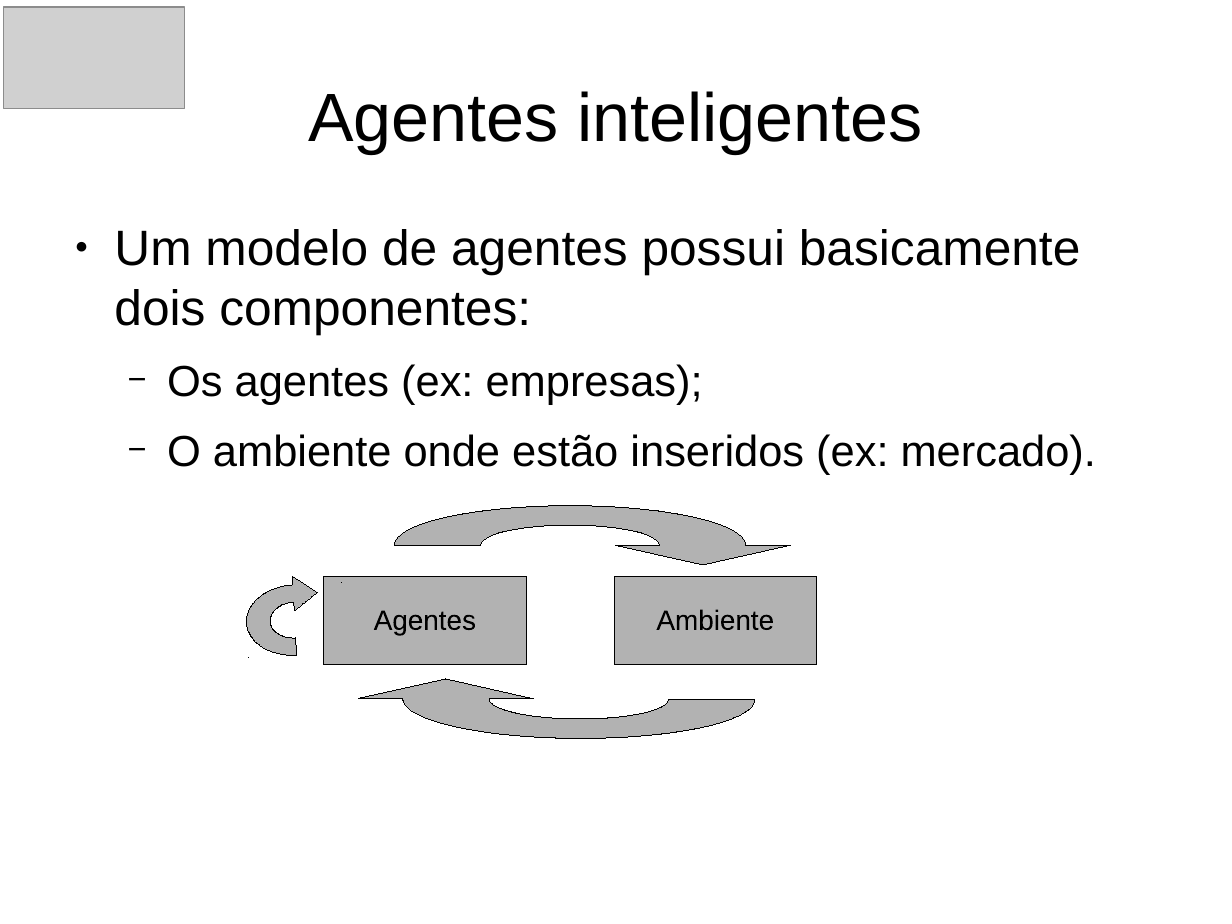
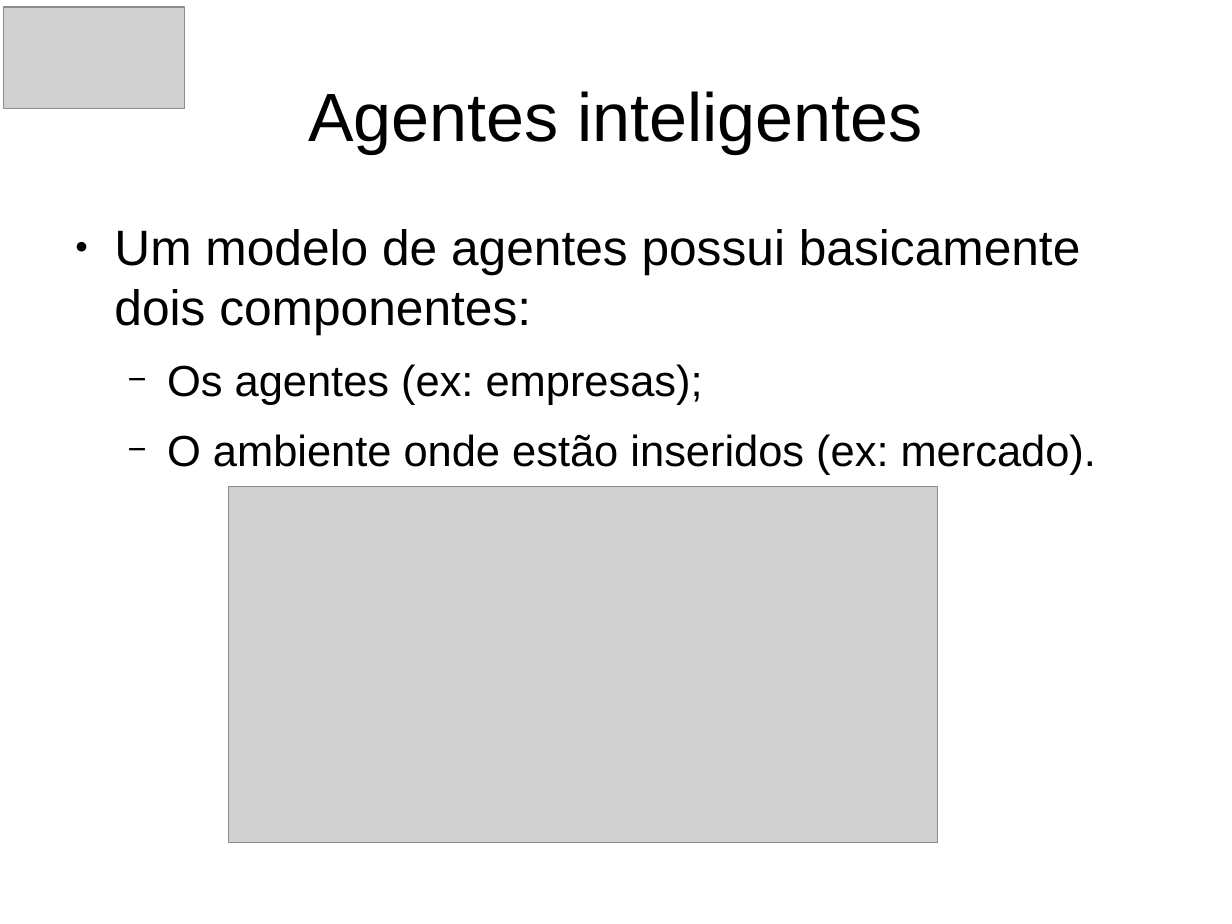
Before and after one commit to alexbprr/agent_modelling, a slide deck: slide 11 of Apresentacao_Marluvas/Marluvas_apresentacao_v2.odp. Drawn at 1232x924 pixels with LibreOffice and Linux fonts; fonts in the diff are those of the drawing; grey boxes stand for pictures. Boxes give left, top, right and bottom in pixels: in the first picture for what was removed or moved away, otherwise in the second. Text is boxed around its words. In the diff, an @@ line names an element or a change of style, - is before the commit and + after.

```diff
--- a/Apresentacao_Marluvas/Marluvas_apresentacao_v2.odp
+++ b/Apresentacao_Marluvas/Marluvas_apresentacao_v2.odp
@@ picture added at box(229, 487, 938, 843) @@
@@ freeform shape removed at box(395, 505, 747, 585) @@
@@ freeform shape removed at box(246, 576, 341, 657) @@
@@ group removed at box(324, 576, 527, 664): 8 freeform shapes @@
@@ group removed at box(614, 576, 816, 664): 9 freeform shapes @@
@@ freeform shape removed at box(402, 659, 755, 740) @@
```
Also in this commit, not shown: 3 other slides changed.
